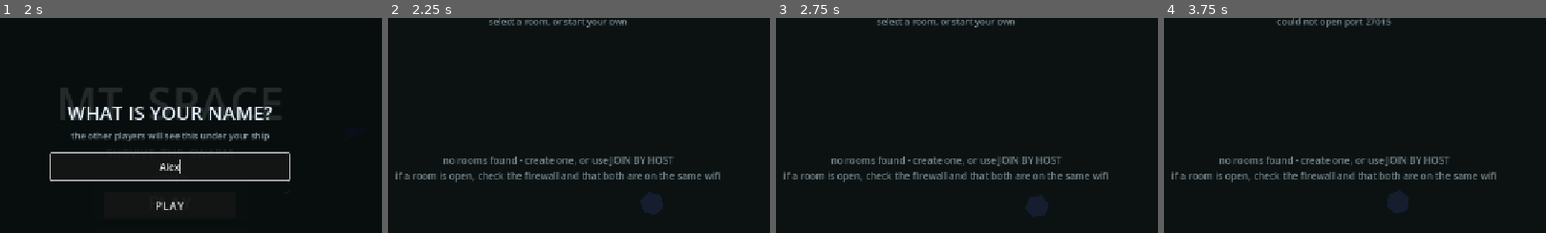
Above: before the commit, frames 1-4 (left to right).
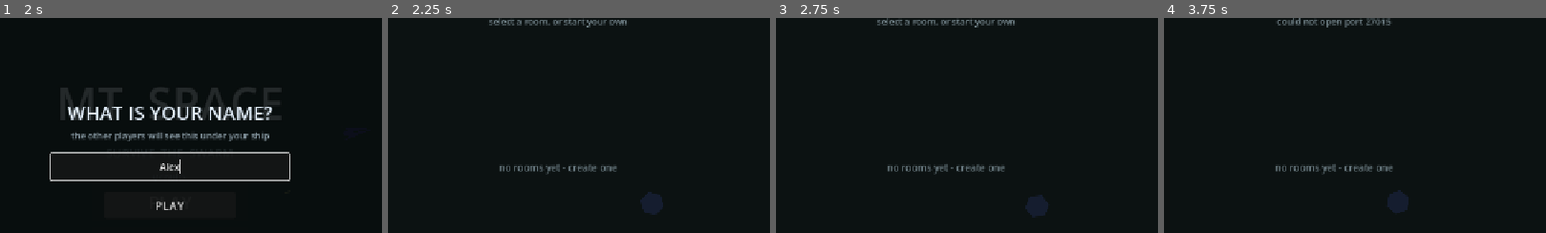
Above: after the commit, the same moments.

Repository: lmt1102011/MT-Space
Game: Godot game, scene res://scenes/menu.tscn
Two runs of this game, one before a commit and one after it. Both use one fixed random seed, a clock stepped at 60 frames per second and the inputs below.
Inputs (mouse positions are % of the whole screen's width and height, from its top left):
- Up to frame 1 (2 s): click "PLAY" at 0.5 s; click (50, 48) at 1.27 s; type "Alex" at 1.35 s
- Up to frame 2 (2.25 s): click "PLAY" at 2 s
- Up to frame 3 (2.75 s): no input
- Up to frame 4 (3.75 s): click "+ NEW ROOM" at 2.75 s; click "CREATE" at 3.5 s
The pictures show only the part of the screen within x 28-78%, y 13-63%; the shares and areas given below are measured in that part.

Frame 1 is identical in both runs. In frame 2, 3.1% of the frame differs, in the area x 2-87%, y 64-77%; in frame 3, 3.1%; in frame 4, 3.1%.
Error after the commit: Invalid assignment of property or key 'visible' with value of type 'bool' on a base object of type 'null instance'. (res://scripts/lobby.gd:97)

Commit message:
feat: let web players start a solo run from the lobby

Diff:
--- a/scripts/lobby.gd
+++ b/scripts/lobby.gd
@@ -16,6 +16,7 @@
 @onready var _rooms_list: VBoxContainer = $UI/RoomsList
 @onready var _empty_label: Label = $UI/EmptyLabel
 @onready var _create_btn: Button = $UI/CreateRoomButton
+@onready var _solo_btn: Button = $UI/PlaySoloButton
 @onready var _join_btn: Button = $UI/JoinRoomButton
 @onready var _back_btn: Button = $UI/BackButton
 @onready var _header: Label = $UI/Header
@@ -70,6 +71,8 @@
 	Net.session_failed.connect(_on_session_failed)
 	_refresh()
 	_refresh_web_mode()
+	_solo_btn.pressed.connect(_on_play_solo)
+	_solo_btn.visible = OS.has_feature("web")
 	# a browser cannot host, and it cannot look for rooms either
 	if not Net.can_host():
 		_create_btn.disabled = true
@@ -91,6 +94,7 @@
 	_join_btn.visible = not _in_room
 	_empty_label.visible = not _in_room
 	_back_btn.visible = not _in_room
+	_solo_btn.visible = OS.has_feature("web") and not _in_room
 	# the address box only shows after the join by host button was pressed
 	_address_panel.visible = _address_open and not _in_room
 	if _in_room:
@@ -335,6 +339,14 @@
 	pass
 
 
+func _on_play_solo() -> void:
+	Game.sfx("click", -10.0, 0.95, 1.05)
+	Net.leave()
+	Game.reset_run()
+	Net.player_name = _player_name()
+	get_tree().change_scene_to_file(GAME_SCENE)
+
+
 func _on_start() -> void:
 	if not _is_host():
 		return
